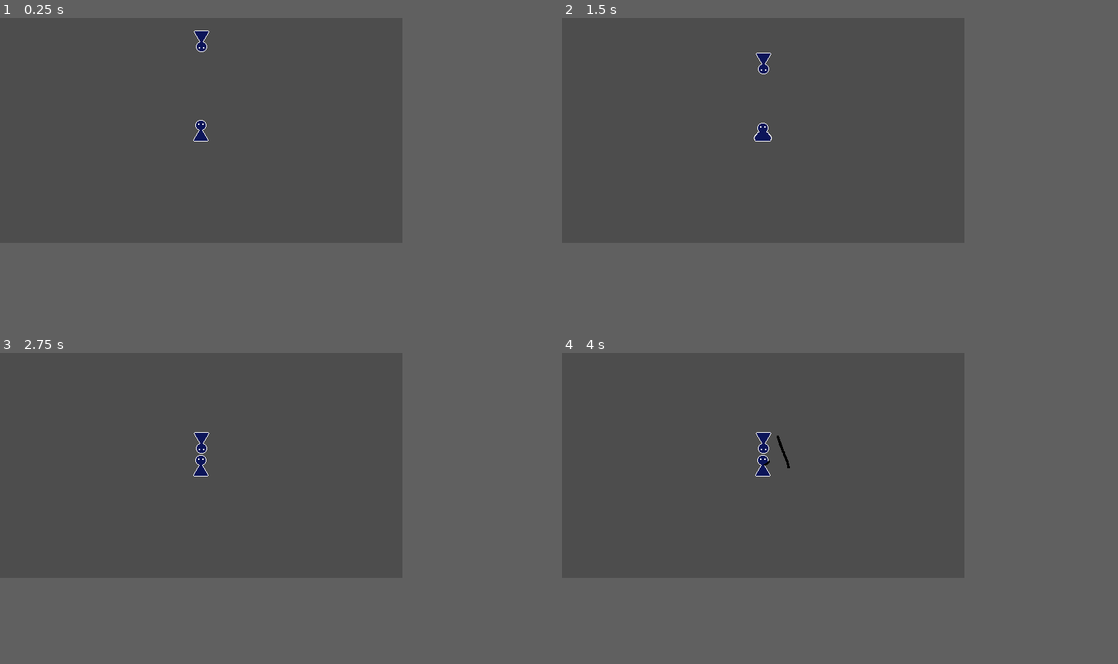
Above: before the commit, frames 1-4 (two rows, left to right).
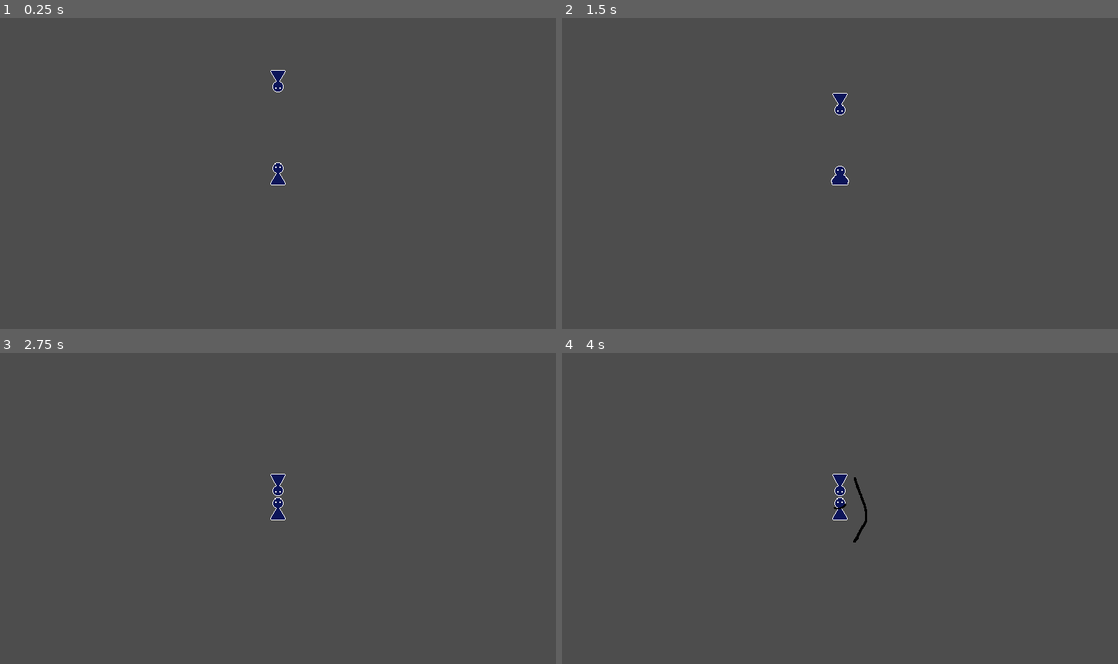
Above: after the commit, the same moments.

Repository: gotererite-alt/terra
Game: Godot game, scene res://Scenes/node_2d.tscn
The game is run twice, just before and just after one commit, with the same random seed, the same clock (stepped at 60 frames per second) and the same inputs.
Inputs:
- Up to frame 1 (0.25 s): no input
- Up to frame 2 (1.5 s): tap Enter (ui_accept) at 0.5, 0.77 s; hold Right (Aright) from 0.53 s (still down); tap Space (space) at 0.6, 1.35 s
- Up to frame 3 (2.75 s): tap Enter (ui_accept) at 1.52 s; release Right (Aright) at 2.03 s; hold Left (Aleft) from 2.03 s (still down); tap Space (space) at 2.1 s
- Up to frame 4 (4 s): tap Enter (ui_accept) at 2.75, 3.02, 3.77 s; release Left (Aleft) at 2.78 s; hold Right (Aright) from 2.78 s (still down); tap Space (space) at 2.85, 3.6 s
The window is 579x324 before the commit and 800x448 after it. Grey fills any space a smaller window leaves; there, only what the larger window draws over its background counts as a difference.

The runs differ from the first frame. In frame 1, 0.5% of the frame differs, in the area x 34-52%, y 4-54%; in frame 2, 0.5%; in frame 3, 0.5%; in frame 4, 0.7%, in the area x 34-55%, y 25-61%.

Commit message:
improved enemy ai

Diff:
--- a/Scenes/enemy.tscn
+++ b/Scenes/enemy.tscn
@@ -65,4 +65,5 @@
 
 [node name="spwnpoint" type="Marker2D" parent="." unique_id=1912141786]
 
+[connection signal="ping" from="." to="Ai" method="_on_enemy_ping"]
 [connection signal="ping" from="raycasting" to="Ai" method="_on_raycasting_ping"]
--- a/Script/ai.gd
+++ b/Script/ai.gd
@@ -9,17 +9,9 @@
 var prepped = false
 
 func _ready() -> void:
-	done.connect(TurnManager.counter)
+	done.connect(TurnManager.enemy_done)
 	atk.connect(actor.attack)
 	randomize()
-
-func _physics_process(delta: float) -> void:
-	if TurnManager.myturn == false:
-		if buffer >= 0.5:
-			action()
-			buffer = 0
-		else :
-			buffer += delta
 
 func _on_raycasting_ping(list) -> void:
 	for i in list:
@@ -66,3 +58,6 @@
 			res = b
 	atk.emit(res)
 	done.emit()
+
+func _on_enemy_ping() -> void:
+	action()
--- a/Script/enemy.gd
+++ b/Script/enemy.gd
@@ -3,9 +3,19 @@
 @export var swin : PackedScene
 @export var player :CharacterBody2D
 var player_pos
+var wait = false
+var timer = 0
+signal ping
 
 func _physics_process(delta: float) -> void:
 	player_pos = player.position
+	if wait == true:
+		if timer >= 0.5:
+			wait = false
+			timer = 0
+			ping.emit()
+		else :
+			timer += delta
 
 func attack(pos):
 	var swin_ins = swin.instantiate()
@@ -15,3 +25,6 @@
 	swin_ins.position = $spwnpoint.position
 	swin_ins.look_at(position)
 	swin_ins.rotation -= deg_to_rad(90)
+
+func turn():
+	wait = true
--- a/Script/enemy_controler.gd
+++ b/Script/enemy_controler.gd
@@ -1,12 +1,24 @@
 extends Node2D
 
 var count
+var enemies
 signal send
 
 func _ready() -> void:
 	send.connect(TurnManager.test)
 
+
 func _physics_process(delta: float) -> void:
 	if TurnManager.myturn == false:
 		count = get_child_count()
-		send.emit(count)
+		enemies = get_children()
+		if TurnManager.turns == 0:
+			send.emit(self)
+			enemies[TurnManager.turns].turn()
+
+func continues():
+	if TurnManager.turns >= count:
+		TurnManager.myturn = true
+		TurnManager.turns = 0
+	else :
+		enemies[TurnManager.turns].turn()
--- a/Script/turn_manager.gd
+++ b/Script/turn_manager.gd
@@ -1,13 +1,14 @@
 extends Node
 
 var myturn = true
-var counting = 0
+var curr_controller
+var turns = 0
 
 
-func test(num):
-	if counting >= num:
-		myturn = true
-		counting = 0
+func test(ctrl):
+	curr_controller = ctrl
 
-func counter():
-	counting += 1
+func enemy_done():
+	if myturn == false:
+		turns += 1
+		curr_controller.continues()
--- a/project.godot
+++ b/project.godot
@@ -21,10 +21,10 @@
 
 [display]
 
-window/size/viewport_width=579
-window/size/viewport_height=324
+window/size/viewport_width=1158
 window/stretch/mode="viewport"
 window/stretch/aspect="expand"
+window/stretch/scale=1.5
 
 [global_group]
 
